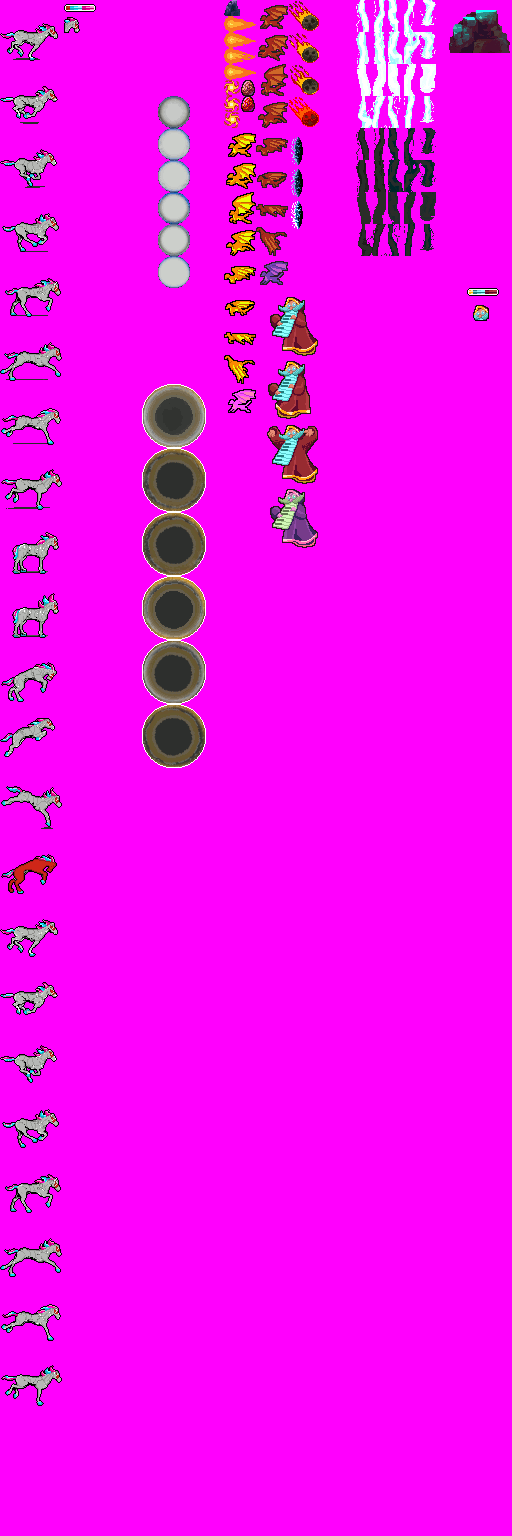
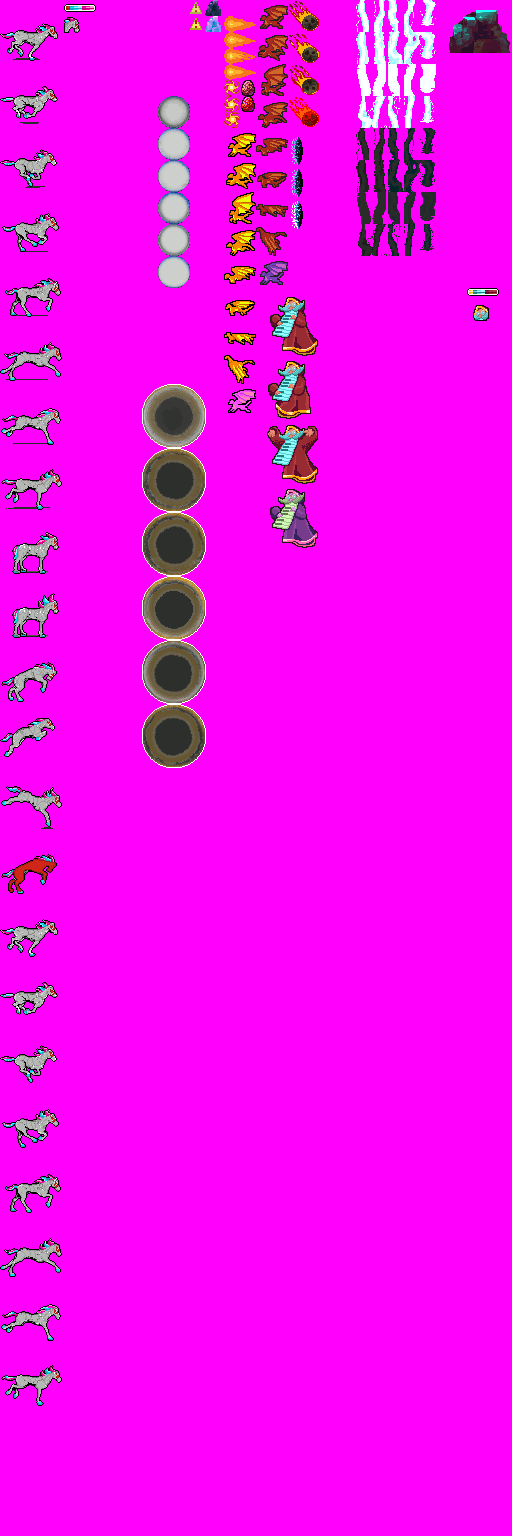
Layer changes from the first 512x1536 image to the second:
painted on "wizard_lightning1" over [357, 4, 372, 128]
painted on "wizard_lightning11" over [374, 9, 385, 125]
painted on "wizard_lightning2" over [388, 1, 399, 122]
painted on "wizard_lightning22" over [404, 4, 417, 126]
painted on "wizard_lightning3" over [422, 3, 433, 116]
painted on "wizard_blackhole" over [143, 385, 205, 767]
painted on "wizard_lifebar_wizard_fill" over [473, 290, 481, 294]
painted on "wizard_icon_wizard" over [474, 306, 488, 318]
added layer "wizard_warning" above "wizard_portal" over [190, 2, 202, 30]
painted on "wizard_portal" over [158, 96, 190, 287]
painted on "wizard_minirock" over [205, 0, 240, 32]
painted on "wizard_fireball" over [229, 23, 234, 74]
painted on "wizard_minifireball" over [225, 81, 239, 125]
painted on "wizard_dragonegg" over [242, 81, 254, 109]
painted on "wizard_dragon" over [265, 264, 286, 281]
painted on "wizard_meteorite" over [303, 111, 316, 120]
painted on "wizard_miniportal" over [293, 137, 301, 197]
painted on "wizard_wizard" over [276, 298, 317, 538]
painted on "wizard_rock" over [453, 10, 496, 33]
painted on "wizard_icon_horse" over [65, 18, 79, 31]
painted on "wizard_lifebar_fill" over [86, 6, 94, 10]
painted on "wizard_horse" over [1, 24, 61, 1395]
